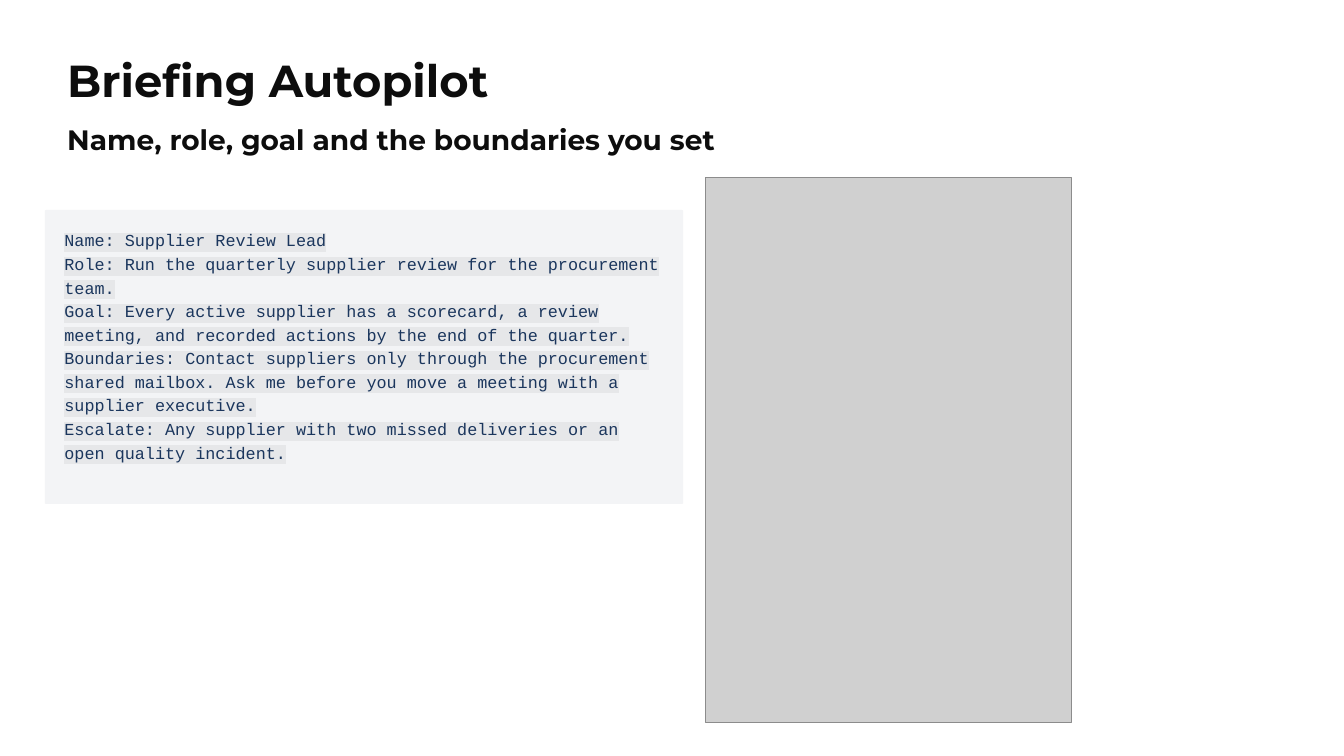
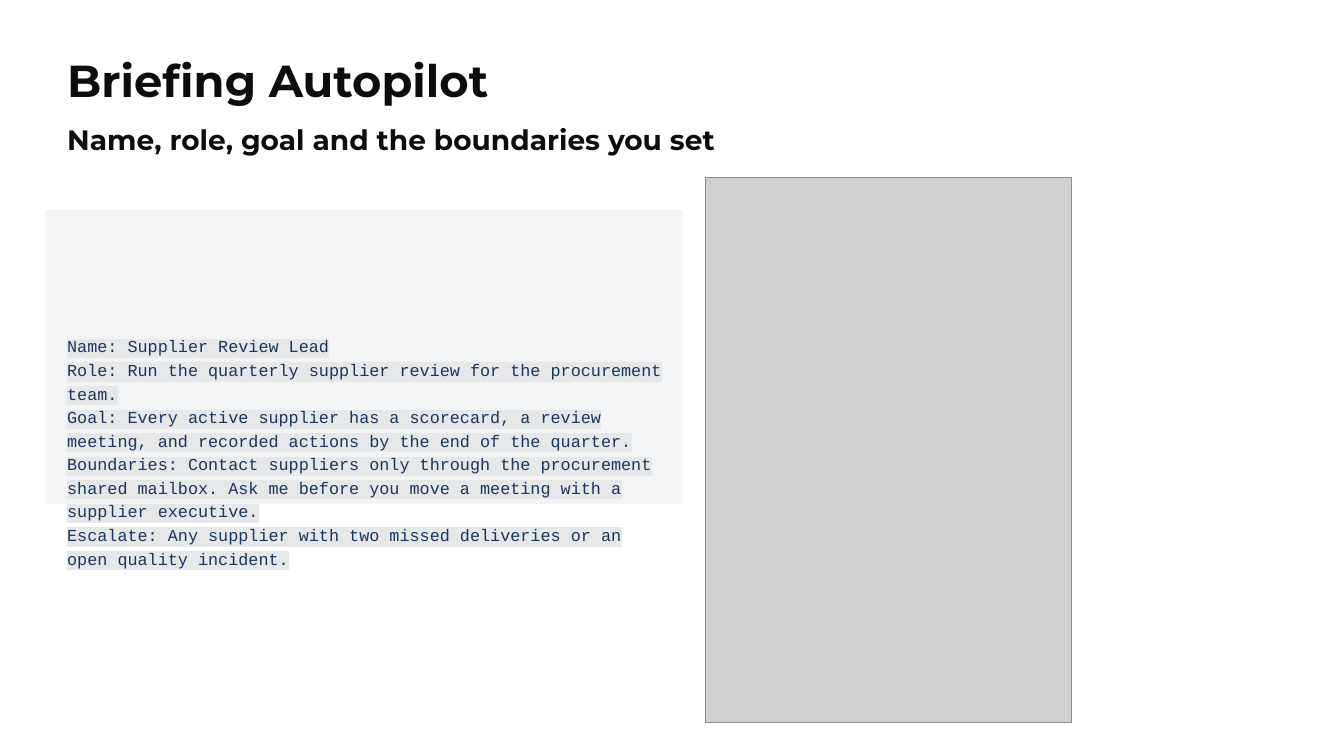
Before and after one commit to alexander-kastil/copilot-studio-agents, a slide deck: slide 12 of demos/08-ai-teammates/pptx/08-ai-teammates.pptx. Drawn at 1344x756 pixels with LibreOffice and Linux fonts; fonts in the diff are those of the drawing; grey boxes stand for pictures. Boxes give left, top, right and bottom in pixels: in the first picture for what was removed or moved away, otherwise in the second. Text is boxed around its words. In the diff, an @@ line names an element or a change of style, - is before the commit and + after.

```diff
--- a/demos/08-ai-teammates/pptx/08-ai-teammates.pptx
+++ b/demos/08-ai-teammates/pptx/08-ai-teammates.pptx
@@ text "Name: Supplier Review Lead": place and size @@
-text "Name: Supplier Review Lead" at [64, 234, 659, 463]
+text "Name: Supplier Review Lead" at [67, 340, 662, 569]
```
Also in this commit, not shown: 15 other slides changed, 39 other files.
